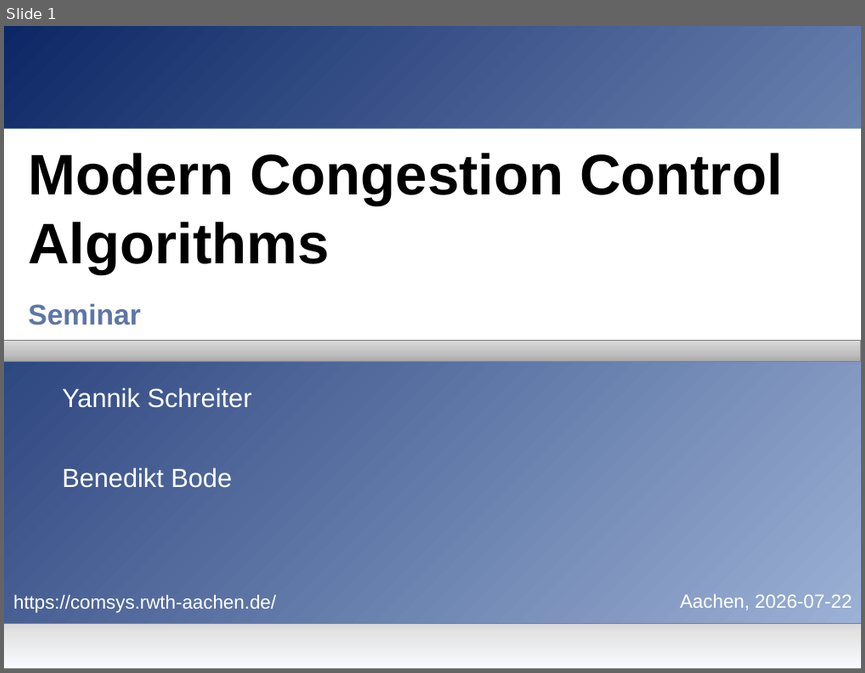
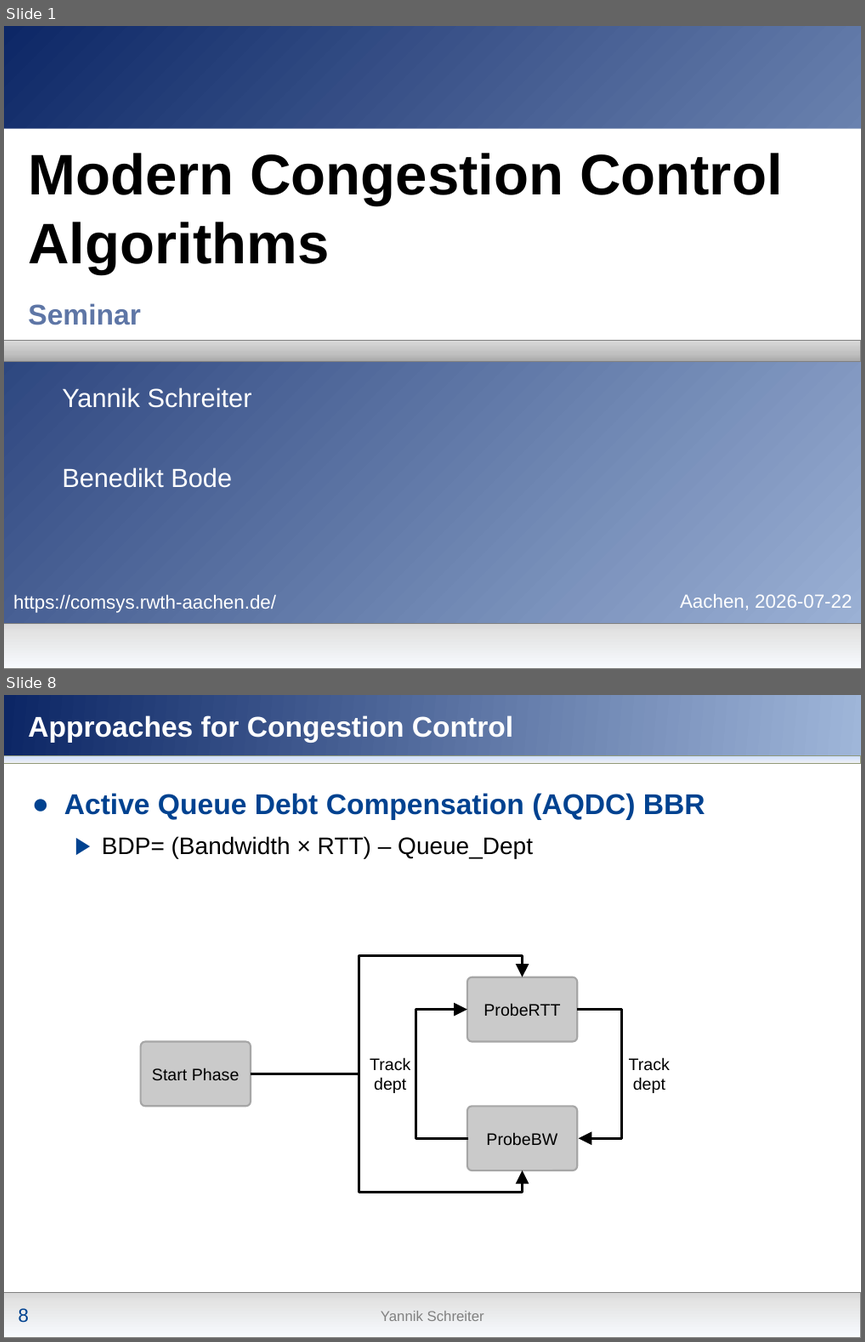
Before and after one commit to nochlachstdu/Seminararbeit, a slide deck: Modern_Congestion_Control.pptx. Shown one above the other, each under a label of ours: slide 1 before the commit, slides 1 and 8 after it; the slides between them are not shown. The pictures are 865x673 and 865x1342 pixels, drawn with LibreOffice and Linux fonts; fonts in the diff are those of the drawing; background and template pictures are left out. Boxes give left, top, right and bottom in pixels: in the first picture for what was removed or moved away, otherwise in the second. Text is boxed around its words. In the diff, an @@ line names an element or a change of style, - is before the commit and + after.

```diff
--- a/Modern_Congestion_Control.pptx
+++ b/Modern_Congestion_Control.pptx
@@ slide 8 added at (4,695,861,1338), background gradient #00418F to #5677C1 @@
@@ rectangle added at (4,695,861,774), fill gradient #0C2665 to #9FB6D9 @@
@@ title added at (28,715,513,743), 24 pt, text #FFFFFF, bold @@
+Approaches for Congestion Control
@@ rectangle added at (4,758,861,1293), fill #FFFFFF @@
@@ rectangle added at (4,756,861,764), fill gradient #F2F2F2 to #CEDFFF, outline #919978 0.75 pt @@
@@ text added at (64,793,705,859), 24 pt, text #004290, bold @@
+● Active Queue Debt Compensation (AQDC) BBR
+  ▶ BDP= (Bandwidth × RTT) – Queue_Dept
@@ elbow arrow added from (250, 1074) to (522, 977), #000000 2.25 pt @@
@@ rounded rectangle added at (467,977,577,1041), fill #CACACA, outline #A6A6A6 1.5 pt, 14 pt, text #000000 @@
+ProbeRTT
@@ elbow arrow added from (468, 1138) to (467, 1009), #000000 2.25 pt @@
@@ elbow arrow added from (577, 1009) to (578, 1138), #000000 2.25 pt @@
@@ rounded rectangle added at (140,1041,250,1106), fill #CACACA, outline #A6A6A6 1.5 pt, 14 pt, text #000000 @@
+Start Phase
@@ elbow arrow added from (250, 1074) to (522, 1170), #000000 2.25 pt @@
@@ text added at (370,1057,410,1093), 14 pt, text #000000 @@
+Track dept
@@ text added at (629,1057,670,1093), 14 pt, text #000000 @@
+Track dept
@@ rounded rectangle added at (467,1106,577,1169), fill #CACACA, outline #A6A6A6 1.5 pt, 14 pt, text #000000 @@
+ProbeBW
@@ rectangle added at (4,1293,861,1338), fill gradient #D9D9D9 to #E4E4E4 to #F8FBFF, outline #808080 0.75 pt @@
@@ page number added at (18,1308,29,1321), 16 pt, text #004290 @@
+8
@@ text added at (381,1310,484,1321), 12 pt, text #808080 @@
+Yannik Schreiter
```
Also in this commit, not shown: 16 slides changed, 10 other slides added.
